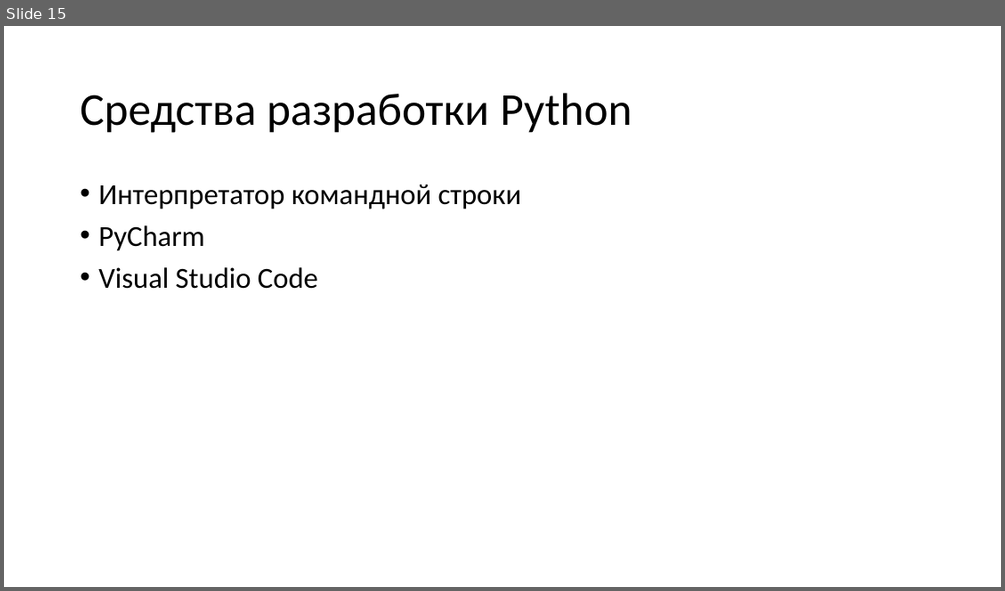
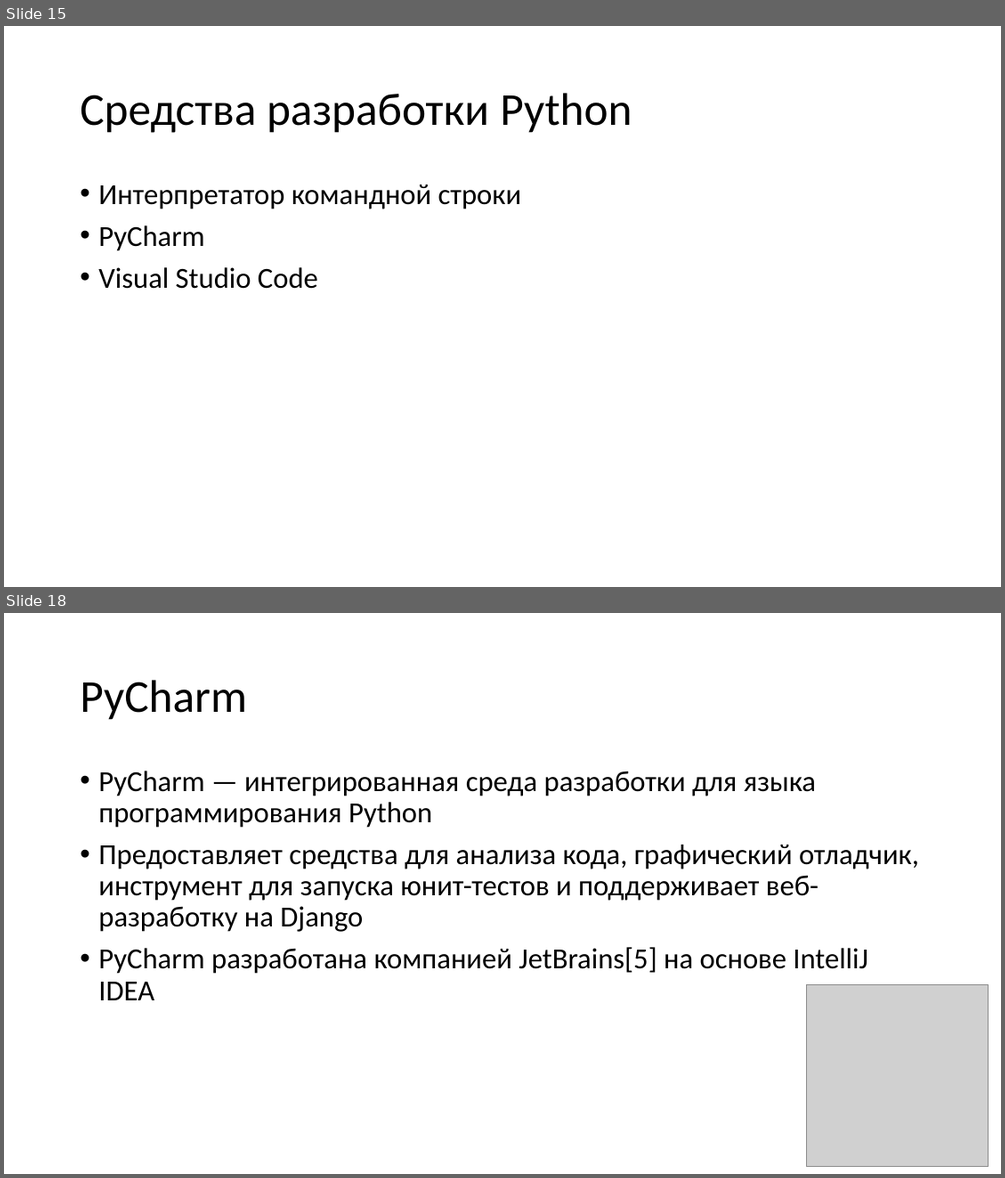
Before and after one commit to paveltsytovich/telegram-course, a slide deck: Presentation/Основы алгоритмизации и программирования.pptx. Shown one above the other, each under a label of ours: slide 15 before the commit, slides 15 and 18 after it; the slides between them are not shown. The pictures are 1005x591 and 1005x1178 pixels, drawn with LibreOffice and Linux fonts; fonts in the diff are those of the drawing; grey boxes stand for pictures. Boxes give left, top, right and bottom in pixels: in the first picture for what was removed or moved away, otherwise in the second. Text is boxed around its words. In the diff, an @@ line names an element or a change of style, - is before the commit and + after.

Commit message:
Добавлены "Инструментальные средства разработки на Python"

```diff
--- a/Presentation/Основы алгоритмизации и программирования.pptx
+++ b/Presentation/Основы алгоритмизации и программирования.pptx
@@ slide 18 added at [4, 613, 1001, 1174], background #FFFFFF @@
@@ title added at [80, 680, 247, 720], 44 pt, text #000000 @@
+PyCharm
@@ text added at [98, 771, 919, 1000], 28 pt, text #000000 @@
+• PyCharm — интегрированная среда разработки для языка программирования Python
+• Предоставляет средства для анализа кода, графический отладчик, инструмент для запуска юнит-тестов и поддерживает веб-разработку на Django
+• PyCharm разработана компанией JetBrains[5] на основе IntelliJ IDEA
@@ picture added at [807, 985, 988, 1167] @@
```
Also in this commit, not shown: 1 slide changed, 5 other slides added, 1 other file.
